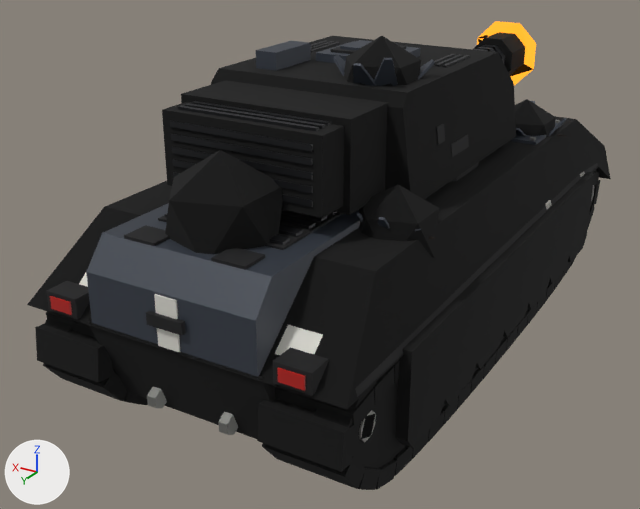
One commit to the glTF model resources/3d/jackal_heavy_tank.glb: the scene before it, then after it.
The view is the same before and after, from a 50 mm camera at (-4.74, 9.27, 5.38) aimed at (0.72, 0.16, 0.82). Arrows for +X, +Y and +Z are at lower left; the lights stay in place. The picture after the commit comes second. Vertices at exactly the same position are counted once.

In view in the first picture: 'HeavyTank'.
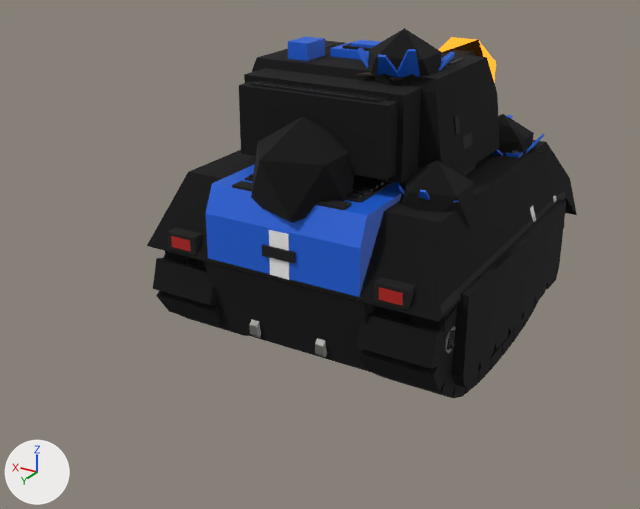
What changed in the scene script:
```text
Change mat_ht_paint:
    mat_ht_paint.base_color: (0.0423, 0.0513, 0.0685) -> (0.0075, 0.114, 0.694)  # greyish blue #3a404a -> blue #155fd9
Change mat_ht_white:
    mat_ht_white.base_color: (0.687, 0.672, 0.617) -> (0.913, 0.913, 0.913)  # light grey #d8d6ce -> white #f5f5f5
Change me_heavytank:
    used by ob_heavytank; location = (0.0, 0.0, 0.0)
    remove me_heavytank.from_pydata(...)  # 4296 vertices, 7024 faces; spans x -1.93..1.93, y -5.67..4.03, z -0.02..3.88
    add me_heavytank.from_pydata(...)  # 3416 vertices, 5616 faces; spans x -1.93..1.93, y -3.42..2.25, z -0.02..3.88
    me_heavytank part 1: the loose piece of 12 vertices spanning x -0.95..0.95, y 1.5..3.97, z 1.45..2.3 is scaled about the mesh origin by (1, 0.55, 1)
    me_heavytank part 2: a new loose piece, a box spanning x -0.44..0.44, y -0.08..0.4, z 3.42..3.54, in mat_ht_paint (blue #155fd9)
    me_heavytank part 3: a new loose piece, a box spanning x -0.24..0.24, y 0.033..0.286, z 3.57..3.6, in mat_ht_paint (blue #155fd9)
    me_heavytank part 4: a new loose piece, a box spanning x 0.52..0.78, y 0.39..0.77, z 3.42..3.64, in mat_ht_paint (blue #155fd9)
    me_heavytank part 5: the loose piece of 8 vertices spanning x -0.25..-0.05, y 1.02..1.28, z 3.44..3.62 is moved by (0.0, -0.52, 0.0)
    me_heavytank part 6: the loose piece of 8 vertices spanning x -0.74..-0.48, y 1.49..1.7, z 3.44..3.69 is moved by (0.0, -0.52, 0.0)
    me_heavytank part 7: the loose piece of 8 vertices spanning x -0.94..-0.68, y 1.36..1.63, z 3.44..3.75 is moved by (0.0, -0.52, 0.0)
    me_heavytank part 8: the loose piece of 8 vertices spanning x -1.07..-0.8, y 0.79..1.05, z 3.44..3.62 is moved by (0.0, -0.52, 0.0)
    me_heavytank part 9: the loose piece of 8 vertices spanning x -1.12..-0.92, y 2.09..2.29, z 2.22..2.41 is moved by (0.0, -0.9, 0.0)
    me_heavytank part 10: the loose piece of 8 vertices spanning x -1.37..-1.17, y 2.24..2.41, z 2.22..2.46 is moved by (0.0, -0.9, 0.0)
    me_heavytank part 11: the loose piece of 93 vertices spanning x -1.01..-0.16, y 0.7..1.59, z 3.42..3.47 is rebuilt with 93 vertices and now spans x -1.01..-0.16, y 0.18..1.08, z 3.42..3.47
    me_heavytank part 12: 354 loose pieces with 3405 vertices, spanning x -1.93..1.93, y -5.67..4.03, z -0.02..3.88, are deleted
    me_heavytank part 13: 16 vertices moved within x -1.74..1.74, y -1.11..0.75, z 0.37..0.63; 448 vertices removed from x -1.9..1.9, y -3.83..3.88, z 0.11..3.11; 2933 vertices added at x -1.93..1.93, y -3.42..2.25, z -0.02..3.88
    other edits to the shape of me_heavytank do not show in these pictures
```

Boxes [x1, y1, x2, y2] around the edits, measured in the pictures (640 x 509 px; the box of a moved part takes in the faces that stretch with it):
'HeavyTank', recoloured, reshaped (26% narrower, 21% shorter)
    before: [27, 21, 611, 490]
    after: [147, 28, 577, 398]
part 1 of me_heavytank, moved or reshaped
    before: [86, 203, 360, 379]
    after: [206, 164, 402, 297]
part 2 of me_heavytank, added
    after: [330, 42, 369, 60]
part 3 of me_heavytank, added
    after: [350, 40, 381, 48]
part 4 of me_heavytank, added (blue)
    after: [288, 37, 325, 61]
part 5 of me_heavytank, moved or reshaped
    before: [333, 55, 346, 76]
    after: [357, 48, 369, 68]
part 6 of me_heavytank, moved or reshaped
    before: [353, 63, 376, 86]
    after: [377, 54, 400, 77]
part 7 of me_heavytank, moved or reshaped
    before: [372, 58, 398, 86]
    after: [395, 49, 420, 77]
part 8 of me_heavytank, moved or reshaped
    before: [418, 59, 435, 80]
    after: [439, 52, 455, 71]
part 9 of me_heavytank, moved or reshaped
    before: [355, 211, 363, 221]
    after: [397, 185, 405, 194]
part 10 of me_heavytank, moved or reshaped
    before: [378, 217, 389, 229]
    after: [419, 190, 430, 201]
part 11 of me_heavytank, rebuilt (not visible before)
    after: [354, 72, 403, 80]
part 12 of me_heavytank, deleted
    before: [27, 21, 611, 490]
part 13 of me_heavytank, cut back (mostly hidden before)
    before: [112, 121, 563, 469]
    after: [147, 28, 577, 398]
